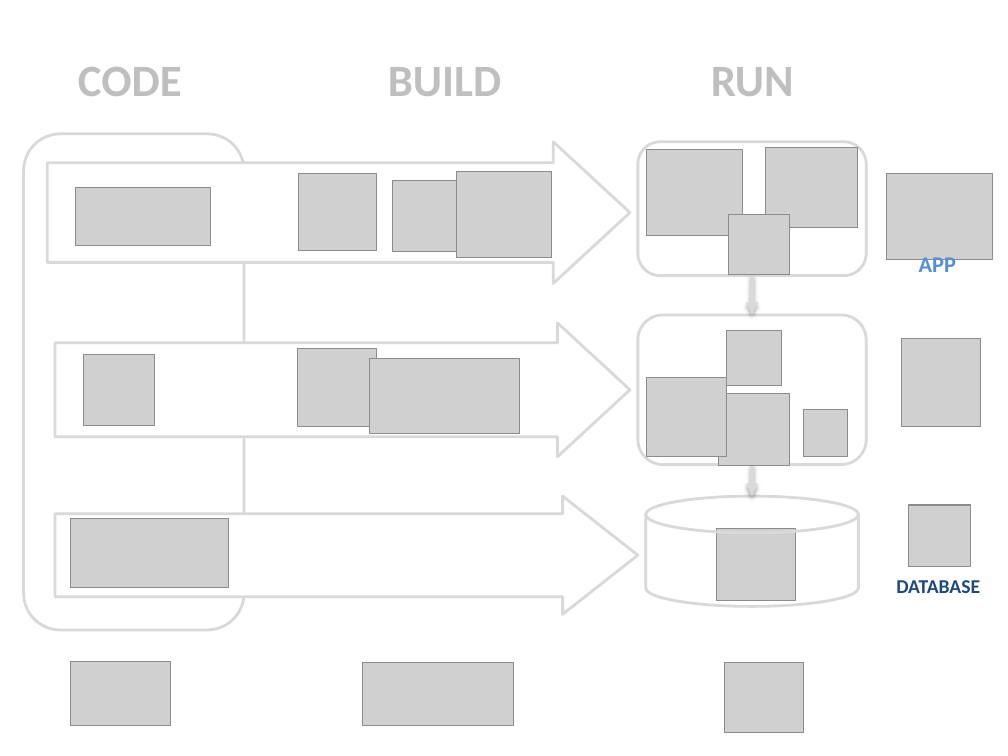
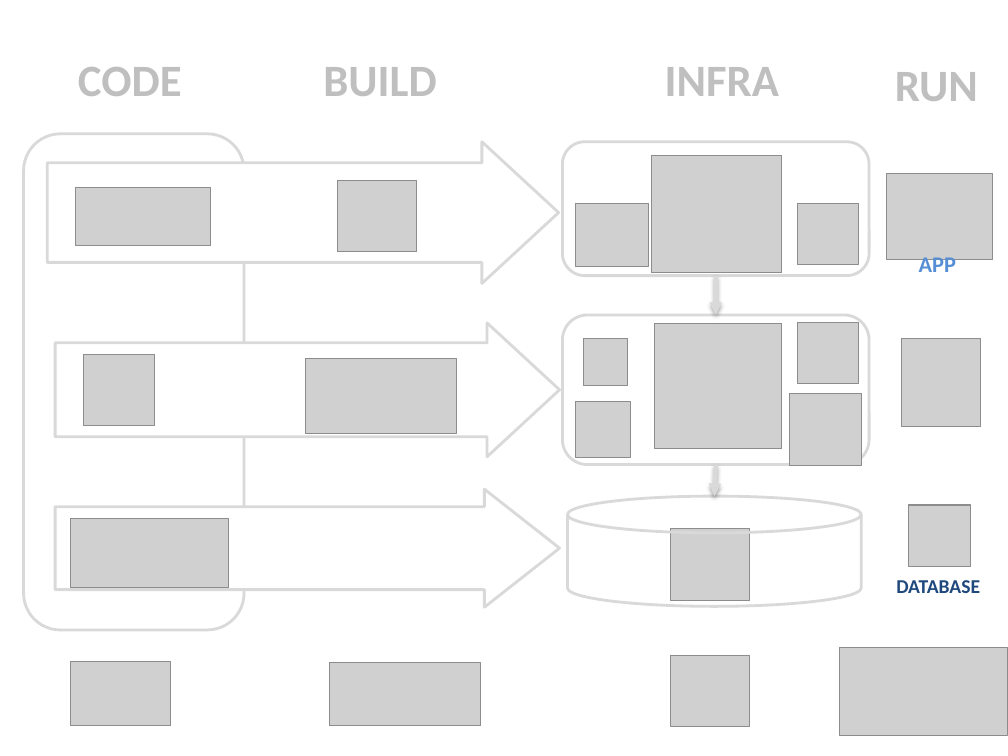
Before and after one commit to DamienFremont/typescript-sql-node-react-starter, a slide deck: slide 2 of README-tech.pptx. Drawn at 1008x756 pixels with LibreOffice and Linux fonts; fonts in the diff are those of the drawing; grey boxes stand for pictures. Boxes give left, top, right and bottom in pixels: in the first picture for what was removed or moved away, otherwise in the second. Text is boxed around its words. In the diff, an @@ line names an element or a change of style, - is before the commit and + after.

```diff
--- a/README-tech.pptx
+++ b/README-tech.pptx
@@ text "BUILD": place and size @@
-text "BUILD" at [388, 67, 501, 96]
+text "BUILD" at [323, 67, 436, 96]
@@ text "RUN": place and size @@
-text "RUN" at [711, 67, 794, 96]
+text "RUN" at [895, 72, 978, 101]
@@ text added at [665, 67, 779, 96], 32 pt, text #BFBFBF, bold @@
+INFRA
@@ right arrow: place and size @@
-right arrow at [47, 142, 630, 284]
+right arrow at [47, 142, 558, 284]
@@ rounded rectangle: place and size @@
-rounded rectangle at [638, 142, 867, 276]
+rounded rectangle at [562, 142, 869, 276]
@@ picture removed at [298, 173, 377, 251] @@
@@ picture removed at [457, 171, 551, 257] @@
@@ picture: place and size @@
-picture at [647, 149, 742, 235]
+picture at [651, 156, 782, 273]
@@ picture: place and size @@
-picture at [393, 180, 473, 252]
+picture at [338, 180, 417, 252]
@@ picture: place and size @@
-picture at [766, 148, 858, 228]
+picture at [576, 204, 648, 267]
@@ picture added at [797, 204, 858, 264] @@
@@ arrow moved from (752, 276) - (752, 316) to (716, 275) - (716, 314) @@
@@ right arrow: place and size @@
-right arrow at [55, 323, 630, 457]
+right arrow at [55, 323, 559, 457]
@@ rounded rectangle: place and size @@
-rounded rectangle at [638, 314, 867, 464]
+rounded rectangle at [562, 314, 869, 464]
@@ picture: place and size @@
-picture at [647, 378, 727, 457]
+picture at [655, 324, 782, 449]
@@ picture: place and size @@
-picture at [729, 214, 789, 274]
+picture at [797, 323, 858, 383]
@@ picture removed at [297, 348, 377, 426] @@
@@ picture: place and size @@
-picture at [369, 358, 520, 433]
+picture at [305, 358, 457, 433]
@@ picture: place and size @@
-picture at [803, 409, 848, 457]
+picture at [584, 339, 628, 386]
@@ picture: place and size @@
-picture at [726, 331, 781, 386]
+picture at [576, 402, 631, 458]
@@ picture: place and size @@
-picture at [719, 394, 790, 466]
+picture at [789, 394, 861, 466]
@@ arrow moved from (752, 465) - (752, 496) to (716, 465) - (715, 496) @@
@@ right arrow: place and size @@
-right arrow at [55, 496, 638, 614]
+right arrow at [55, 489, 559, 607]
@@ cylinder: place and size @@
-cylinder at [646, 496, 859, 606]
+cylinder at [568, 496, 861, 606]
@@ picture: place and size @@
-picture at [717, 529, 796, 601]
+picture at [670, 529, 750, 601]
@@ picture: place and size @@
-picture at [725, 662, 804, 733]
+picture at [670, 656, 750, 727]
@@ picture added at [840, 648, 1008, 736] @@
@@ picture: place and size @@
-picture at [362, 662, 513, 725]
+picture at [330, 662, 481, 725]
```
Also in this commit, not shown: 1 other file.
